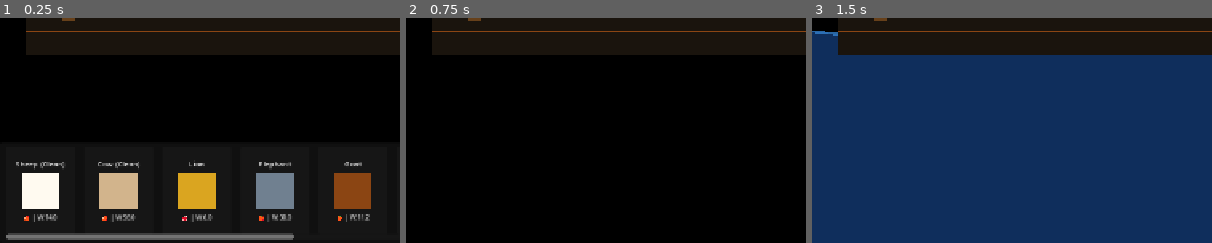
Above: before the commit, frames 1-3 (left to right).
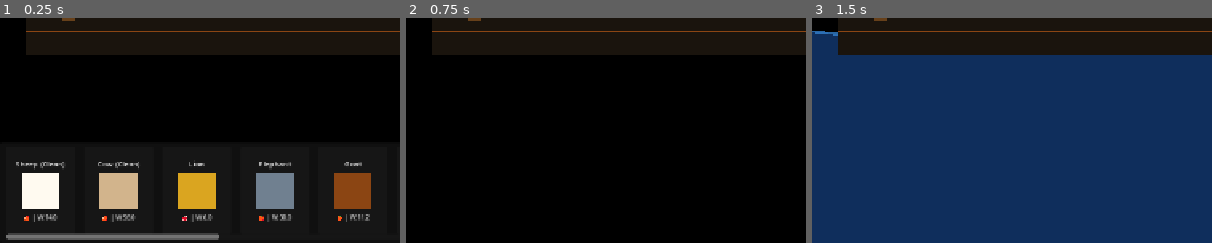
Above: after the commit, the same moments.

Repository: AirtisTech/project_covenant1
Game: Godot game, scene res://scenes/world/ark_scene.tscn
Same seed, same stepped clock (60 frames per second), same inputs: the game is played once before the commit and once after it.
Inputs:
- Up to frame 1 (0.25 s): no input
- Up to frame 2 (0.75 s): click "🌊 洪水已至，登船！" at 0.5 s
- Up to frame 3 (1.5 s): click "⏩ 测试: 跳到大洪水" at 1.25 s
The pictures show only the part of the screen within x 0-50%, y 50-100%; the shares and areas given below are measured in that part.

The runs differ from the first frame. In frame 1, 0.6% of the frame differs, in the area x 54-74%, y 95-99%; in frame 2, nothing differs; in frame 3, nothing differs.

Commit message:
Improve: Fix faith bug, add new animals, enhance drift events
- Fix disaster_system: hull damage now correctly decreases faith (was adding)
- Add 10 new animal species: giraffe, zebra, hippo, rhino, peacock, parrot, owl, bat, fox, leech
- Enhance drift events with more variety and random amounts
- New event types: speed boost, slowdown, wood resources

Diff:
--- a/scripts/globals/disaster_system.gd
+++ b/scripts/globals/disaster_system.gd
@@ -116,7 +116,7 @@
 	# 扣除信仰
 	var gm = get_node_or_null("/root/GameManager")
 	if gm:
-		gm.add_faith(faith_impact)
+		gm.add_faith(-faith_impact)
 
 	print("💔 船体受损 %d, 信仰下降 %.1f" % [amount, faith_impact])
 
--- a/scripts/globals/game_manager.gd
+++ b/scripts/globals/game_manager.gd
@@ -230,7 +230,19 @@
 		{"msg": "🪵 发现漂浮的木材", "type": "wood"},
 		{"msg": "🦈 鲨鱼袭击，损失一些食物", "type": "danger"},
 		{"msg": "🌊 大浪来袭，摇晃剧烈", "type": "storm"},
-		{"msg": "😴 大家在漂流中疲惫不堪", "type": "rest"}
+		{"msg": "😴 大家在漂流中疲惫不堪", "type": "rest"},
+		{"msg": "🌈 彩虹出现！大家重拾希望，信心+15", "type": "faith"},
+		{"msg": "🐋 遇到温和的鲸鱼，大家很兴奋", "type": "faith"},
+		{"msg": "🌙 流星划过夜空", "type": "faith"},
+		{"msg": "🦅 老鹰指引方向，信心+5", "type": "faith"},
+		{"msg": "💨 顺风！漂流速度加快", "type": "speed"},
+		{"msg": "🌊 逆风，漂流受阻", "type": "slow"},
+		{"msg": "☀️ 晴朗的一天，大家心情愉快", "type": "faith"},
+		{"msg": "📦 发现一个漂浮的箱子，物资+20", "type": "food"},
+		{"msg": "🧜 传说中海妖的歌声让大家不安", "type": "danger"},
+		{"msg": "🦑 大乌贼出现，损坏部分设施", "type": "danger"},
+		{"msg": "🍀 奇迹般地找到一些野果，食物+15", "type": "food"},
+		{"msg": "🌫️ 大雾弥漫，迷失方向", "type": "slow"}
 	]
 
 	var event = events[randi() % events.size()]
@@ -239,13 +251,23 @@
 
 	match event["type"]:
 		"food":
-			veg_rations += 50
+			veg_rations += randi_range(15, 50)
 		"water":
-			water += 30
+			water += randi_range(20, 40)
 		"faith":
-			faith = min(100, faith + 10)
+			faith = min(100, faith + randi_range(5, 15))
 		"danger":
-			veg_rations = max(0, veg_rations - 30)
+			veg_rations = max(0, veg_rations - randi_range(10, 30))
+			water = max(0, water - randi_range(5, 15))
+		"speed":
+			# 漂流更快
+			distance_to_land = max(0, distance_to_land - randi_range(20, 40))
+		"slow":
+			# 漂流变慢
+			distance_to_land += randi_range(10, 20)
+		"wood":
+			# 木材可以用于修复或建造
+			pass
 
 func _end_game(is_victory: bool, message: String):
 	game_over = true
--- a/scripts/globals/layout_manager.gd
+++ b/scripts/globals/layout_manager.gd
@@ -401,3 +401,107 @@
 	rat.placement_faith_cost = 0.3
 	rat.visual_color = Color(0.5, 0.45, 0.4)
 	species_list.append(rat)
+
+	# ===== 更多独特动物 =====
+	var giraffe = AnimalSpeciesClass.new()
+	giraffe.species_name = "Giraffe"
+	giraffe.description = "高耸的长颈鹿。需要高耸的空间。"
+	giraffe.is_clean = true
+	giraffe.base_width_cubits = 3.0
+	giraffe.base_weight = 5.0
+	giraffe.placement_faith_cost = 2.0
+	giraffe.visual_color = Color(0.85, 0.65, 0.3)
+	species_list.append(giraffe)
+
+	var zebra = AnimalSpeciesClass.new()
+	zebra.species_name = "Zebra"
+	zebra.description = "斑纹美丽的非洲马。"
+	zebra.is_clean = true
+	zebra.base_width_cubits = 3.5
+	zebra.base_weight = 3.5
+	zebra.placement_faith_cost = 1.2
+	zebra.visual_color = Color(0.95, 0.95, 0.95)
+	species_list.append(zebra)
+
+	var hippo = AnimalSpeciesClass.new()
+	hippo.species_name = "Hippo"
+	hippo.description = "河马。需要大量水源。"
+	hippo.is_clean = false
+	hippo.diet = AnimalSpeciesClass.Diet.HERBIVORE
+	hippo.base_width_cubits = 10.0
+	hippo.base_weight = 12.0
+	hippo.placement_faith_cost = 4.5
+	hippo.visual_color = Color(0.5, 0.4, 0.55)
+	species_list.append(hippo)
+
+	var rhino = AnimalSpeciesClass.new()
+	rhino.species_name = "Rhino"
+	rhino.description = "犀牛。体型巨大，力大无穷。"
+	rhino.is_clean = false
+	rhino.base_width_cubits = 9.0
+	rhino.base_weight = 10.0
+	rhino.placement_faith_cost = 4.0
+	rhino.visual_color = Color(0.45, 0.45, 0.48)
+	species_list.append(rhino)
+
+	var peacock = AnimalSpeciesClass.new()
+	peacock.species_name = "Peacock"
+	peacock.description = "华丽的大型鸟类。"
+	peacock.is_clean = true
+	peacock.base_width_cubits = 3.0
+	peacock.base_weight = 0.5
+	peacock.placement_faith_cost = 0.6
+	peacock.visual_color = Color(0.2, 0.4, 0.6)
+	species_list.append(peacock)
+
+	var parrot = AnimalSpeciesClass.new()
+	parrot.species_name = "Parrot"
+	parrot.description = "色彩鲜艳的鸟类，能学人说话。"
+	parrot.is_clean = true
+	parrot.base_width_cubits = 1.5
+	parrot.base_weight = 0.3
+	parrot.placement_faith_cost = 0.4
+	parrot.visual_color = Color(0.9, 0.2, 0.2)
+	species_list.append(parrot)
+
+	var owl = AnimalSpeciesClass.new()
+	owl.species_name = "Owl"
+	owl.description = "夜间活动的猛禽。"
+	owl.is_clean = true
+	owl.base_width_cubits = 2.0
+	owl.base_weight = 0.4
+	owl.placement_faith_cost = 0.5
+	owl.visual_color = Color(0.6, 0.55, 0.5)
+	species_list.append(owl)
+
+	var bat = AnimalSpeciesClass.new()
+	bat.species_name = "Bat"
+	bat.description = "夜间飞行的小型哺乳动物。"
+	bat.is_clean = false
+	bat.base_width_cubits = 1.5
+	bat.base_weight = 0.1
+	bat.placement_faith_cost = 0.3
+	bat.visual_color = Color(0.2, 0.15, 0.15)
+	species_list.append(bat)
+
+	var fox = AnimalSpeciesClass.new()
+	fox.species_name = "Fox"
+	fox.description = "狡猾的猎食者。"
+	fox.is_clean = false
+	fox.diet = AnimalSpeciesClass.Diet.CARNIVORE
+	fox.base_width_cubits = 2.5
+	fox.base_weight = 1.5
+	fox.placement_faith_cost = 1.5
+	fox.visual_color = Color(0.9, 0.5, 0.2)
+	species_list.append(fox)
+
+	var leech = AnimalSpeciesClass.new()
+	leech.species_name = "Leech"
+	leech.description = "吸血的环节动物。"
+	leech.is_clean = false
+	leech.diet = AnimalSpeciesClass.Diet.CARNIVORE
+	leech.base_width_cubits = 0.5
+	leech.base_weight = 0.02
+	leech.placement_faith_cost = 0.2
+	leech.visual_color = Color(0.3, 0.2, 0.25)
+	species_list.append(leech)
